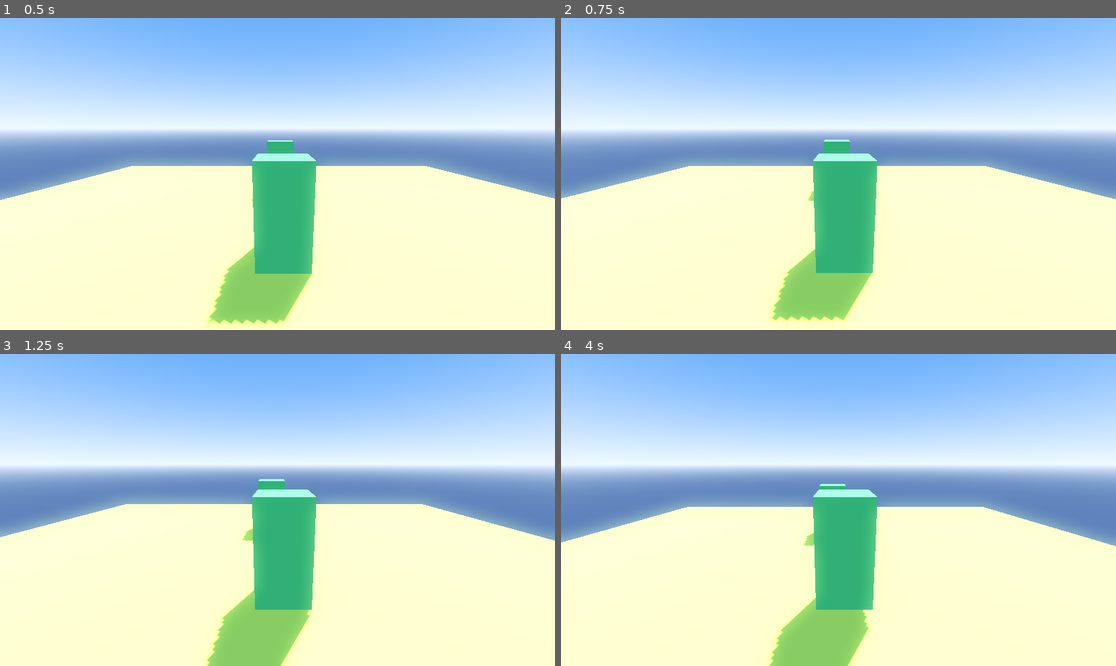
Above: before the commit, frames 1-4 (two rows, left to right).
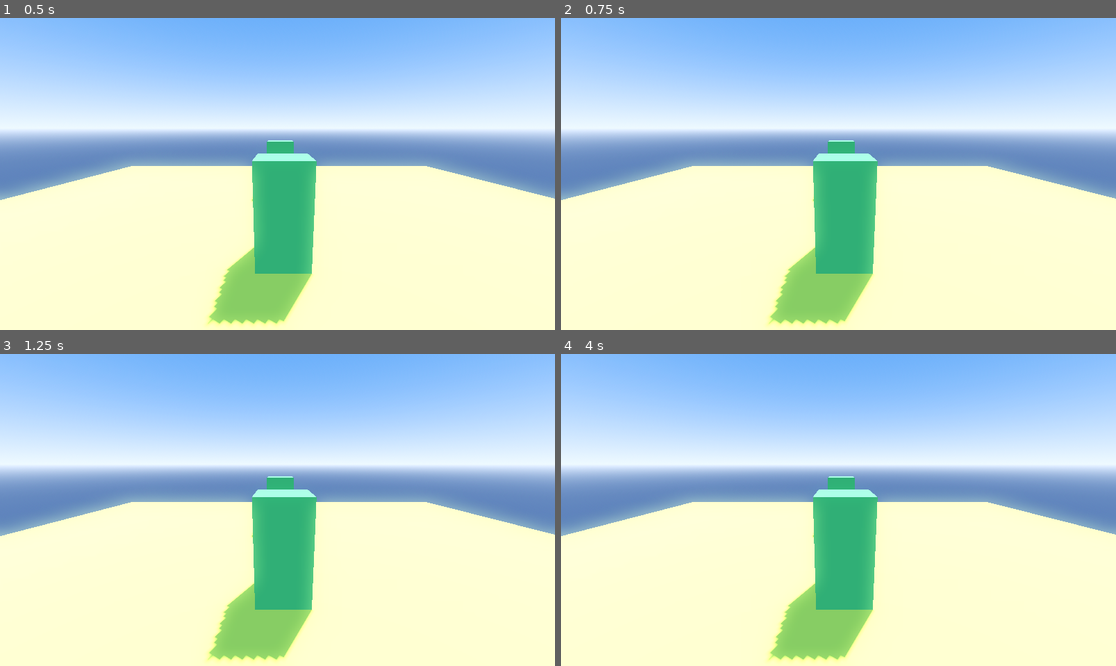
Above: after the commit, the same moments.

Repository: ndrwballfart/scatlab
Game: Godot game, scene res://Scenes/node_3d.tscn
Two runs of this game, one before a commit and one after it. Both use one fixed random seed, a clock stepped at 60 frames per second and the inputs below.
Inputs:
- Up to frame 1 (0.5 s): no input
- Up to frame 2 (0.75 s): tap Enter (ui_accept) at 0.5 s; hold D (Move_Right) from 0.53 s (still down)
- Up to frame 3 (1.25 s): keep holding D (Move_Right); tap Enter (ui_accept) at 0.77 s
- Up to frame 4 (4 s): tap Enter (ui_accept) at 1.25, 1.52, 2, 2.75, 3.02, 3.5, 3.77 s; release D (Move_Right) at 1.28 s; hold S (Move_Backward) 1.28-2.03 s; hold D (Move_Right) 2.03-2.78 s; hold W (Move_Forward) 2.78-3.53 s; hold A (Move_Left) from 3.53 s (still down)

Frame 1 is identical in both runs. In frame 2, 0.7% of the frame differs, in the area x 0-100%, y 38-99%; in frame 3, 1.6%; in frame 4, 3.2%, in the area x 0-100%, y 39-100%.

Commit message:
small Update Mc.gd

Diff:
--- a/scattered_lab(testing)/Scripts/Mc.gd
+++ b/scattered_lab(testing)/Scripts/Mc.gd
@@ -13,6 +13,9 @@
 func _input(event):
 	if event.is_action_pressed("Exit"):
 		get_tree().quit()
+
+func _ready():
+	Input.mouse_mode = Input.MOUSE_MODE_CAPTURED
 
 	# Handle jump.
 	if Input.is_action_just_pressed("ui_accept") and is_on_floor():
